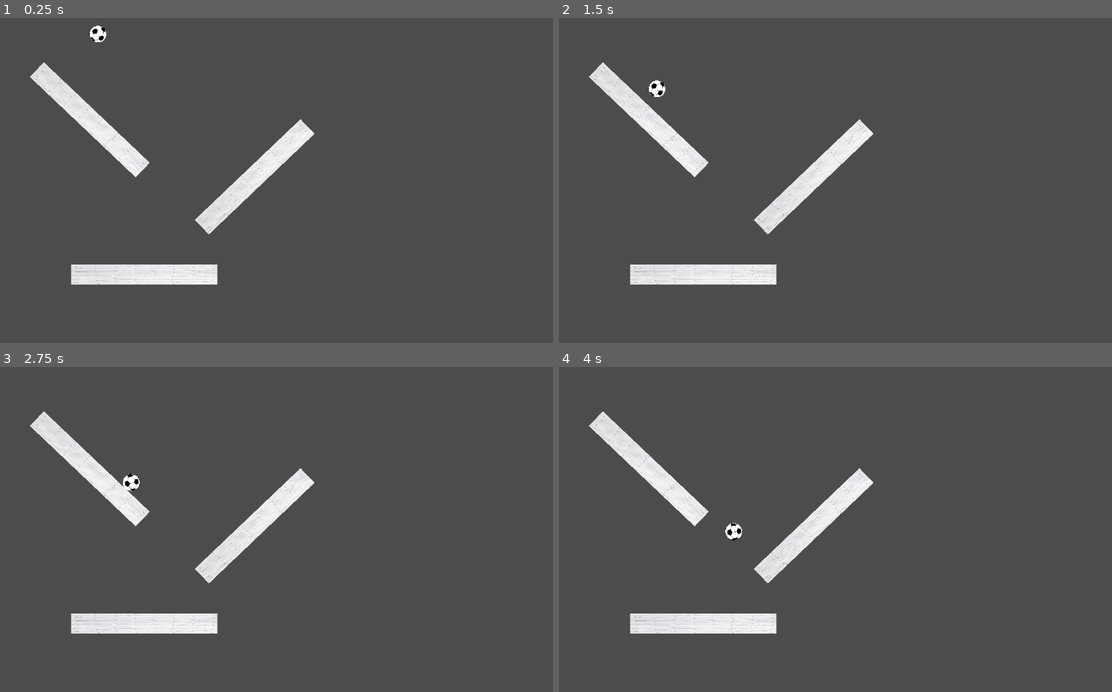
Above: before the commit, frames 1-4 (two rows, left to right).
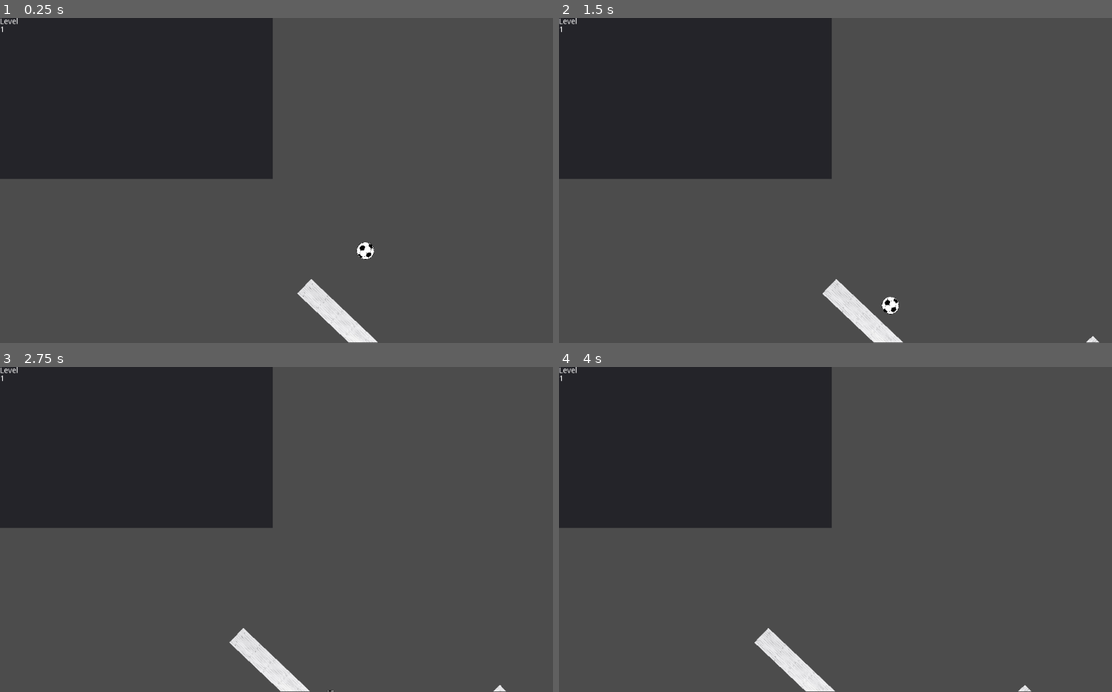
Above: after the commit, the same moments.

Repository: MariusDoe/DropInShapes
Game: Godot game, scene res://UI.tscn
Two runs of this game, one before a commit and one after it. Both use one fixed random seed, a clock stepped at 60 frames per second and the inputs below. Before the commit the project starts from res://Main.tscn.
Inputs:
- Up to frame 1 (0.25 s): no input
- Up to frame 2 (1.5 s): no input
- Up to frame 3 (2.75 s): no input
- Up to frame 4 (4 s): no input

The runs differ from the first frame. In frame 1, 28% of the frame differs, in the area x 0-69%, y 0-100%; in frame 2, 29%, in the area x 0-98%, y 0-100%; in frame 3, 28%; in frame 4, 28%.

Commit message:
added basic UI and viewport with camera

Diff:
--- /dev/null
+++ b/src/Camera2D.gd
@@ -0,0 +1,9 @@
+extends Camera2D
+
+func _ready():
+	make_current()
+
+func _process(delta):
+	offset.y = 50
+	offset.x += 50 * delta
+	print(offset)
--- /dev/null
+++ b/src/MainViewportContainer.gd
@@ -0,0 +1,4 @@
+extends ViewportContainer
+
+func _draw():
+	get_node("Viewport").size = rect_size
--- /dev/null
+++ b/src/UI.tscn
@@ -0,0 +1,71 @@
+[gd_scene load_steps=4 format=2]
+
+[ext_resource path="res://Main.tscn" type="PackedScene" id=1]
+[ext_resource path="res://MainViewportContainer.gd" type="Script" id=2]
+[ext_resource path="res://Camera2D.gd" type="Script" id=3]
+
+[node name="UI" type="Control"]
+anchor_right = 1.0
+anchor_bottom = 1.0
+__meta__ = {
+"_edit_use_anchors_": false
+}
+
+[node name="VBoxContainer" type="VBoxContainer" parent="."]
+anchor_right = 1.0
+anchor_bottom = 1.0
+margin_right = -14.272
+margin_bottom = -0.200001
+size_flags_horizontal = 3
+size_flags_vertical = 3
+__meta__ = {
+"_edit_use_anchors_": false
+}
+
+[node name="HBoxContainer" type="HBoxContainer" parent="VBoxContainer"]
+margin_right = 1009.0
+margin_bottom = 297.0
+size_flags_horizontal = 3
+size_flags_vertical = 3
+
+[node name="Panel" type="Panel" parent="VBoxContainer/HBoxContainer"]
+margin_right = 502.0
+margin_bottom = 297.0
+size_flags_horizontal = 3
+size_flags_vertical = 3
+
+[node name="RichTextLabel" type="RichTextLabel" parent="VBoxContainer/HBoxContainer/Panel"]
+margin_right = 40.0
+margin_bottom = 40.0
+size_flags_horizontal = 3
+size_flags_vertical = 3
+text = "Level
+1"
+__meta__ = {
+"_edit_use_anchors_": false
+}
+
+[node name="TextureRect" type="TextureRect" parent="VBoxContainer/HBoxContainer"]
+margin_left = 506.0
+margin_right = 1009.0
+margin_bottom = 297.0
+size_flags_horizontal = 3
+size_flags_vertical = 3
+
+[node name="MainViewportContainer" type="ViewportContainer" parent="VBoxContainer"]
+margin_top = 301.0
+margin_right = 1009.0
+margin_bottom = 599.0
+size_flags_horizontal = 3
+size_flags_vertical = 3
+script = ExtResource( 2 )
+
+[node name="Viewport" type="Viewport" parent="VBoxContainer/MainViewportContainer"]
+size = Vector2( 300, 200 )
+handle_input_locally = false
+render_target_update_mode = 3
+
+[node name="Main" parent="VBoxContainer/MainViewportContainer/Viewport" instance=ExtResource( 1 )]
+
+[node name="Camera2D" type="Camera2D" parent="VBoxContainer/MainViewportContainer/Viewport"]
+script = ExtResource( 3 )
--- a/src/project.godot
+++ b/src/project.godot
@@ -16,7 +16,7 @@
 [application]
 
 config/name="Src"
-run/main_scene="res://Main.tscn"
+run/main_scene="res://UI.tscn"
 config/icon="res://icon.png"
 
 [rendering]
